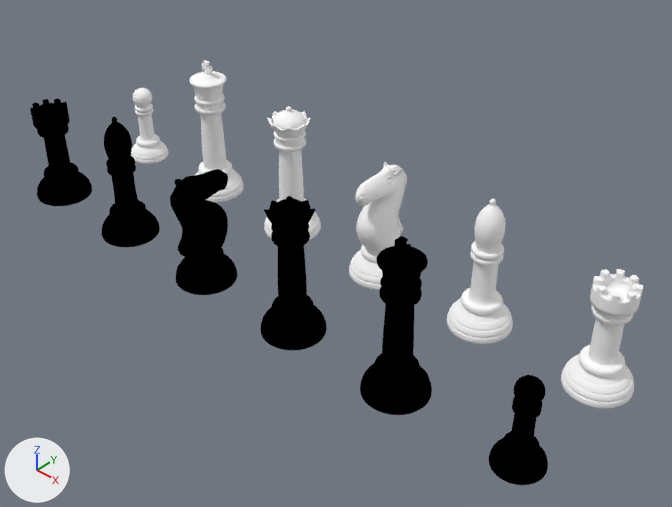
A saved change to the Blender file Assets/Meshes/Chess_Pieces.blend.
Rendered twice from a camera (50 mm lens) standing at (7.93, -4.86, 4.49) and looking at (3.74, -0.24, 0.2). The axes (+X, +Y, +Z) are drawn at lower left. The lights are the same throughout.

The first picture shows 'Black_Biship', 'Black_King', 'Black_Knight', 'Black_Pawn', 'Black_Queen', 'Black_Rook', 'Chess Queen', 'Chess_Biship', 'Chess_King', 'Chess_Knight', 'Chess_Pawn', 'Chess_Rook'.
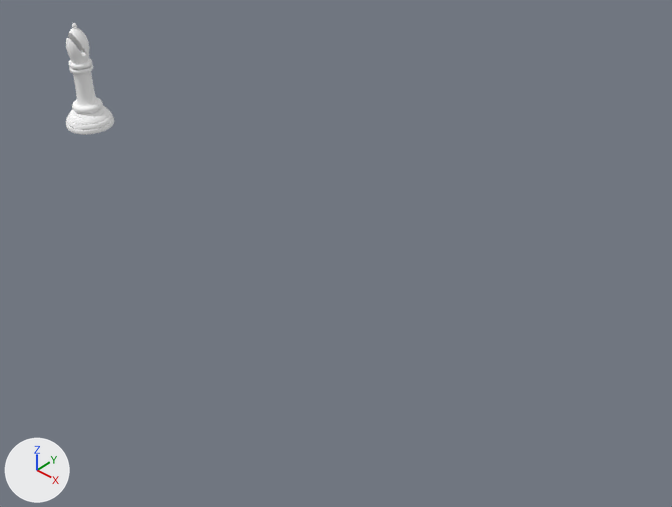
ob_biship_cut is not drawn itself; it is used by a modifier of ob_black_biship, ob_chess_biship.

Where the change shows, as pixel boxes (x1, y1, x2, y2) in the pictures (672 x 507 px):
'Chess_Biship', mesh moved, reshaped (27% narrower, 23% shorter): before (447, 198, 513, 344); after (66, 23, 114, 135)
'Black_King', hidden (black): before (360, 236, 432, 415)
'Chess_Rook', hidden: before (561, 269, 643, 408)
'Black_Queen', hidden (black): before (261, 196, 327, 350)
'Black_Knight', hidden (black): before (170, 169, 237, 295)
'Chess_Knight', hidden: before (349, 162, 407, 290)
'Black_Biship', hidden, added (black): before (102, 117, 160, 247)
'Black_Pawn', hidden (black): before (489, 375, 548, 485)
'Black_Rook', hidden (black): before (30, 99, 92, 206)
'Chess_King', hidden: before (189, 60, 244, 202)
'Chess Queen', hidden: before (264, 106, 321, 240)
'Chess_Pawn', hidden: before (131, 88, 169, 164)

The change, as a list of edits to the scene's bpy script:
```text
Change me_circle_023:
    where me_circle_023.from_pydata(...)  # 1506 vertices, 1536 faces; spans x 1.745..2.247, y -1.248..-0.746, z 0.005..1.116
    me_circle_023 part 1: the whole mesh is moved by (-2.0, 1.0, 0.0)
Change me_cube_004:
    where me_cube_004.from_pydata(...)  # 1322 vertices, 1348 faces; spans x 4.744..5.246, y -1.253..-0.751, z 0.005..1.278
    me_cube_004 part 2: the whole mesh is moved by (-5.0, 1.0, 0.0)
Change me_circle_025:
    where me_circle_025.from_pydata(...)  # 1680 vertices, 1960 faces; spans x 2.753..3.255, y -1.266..-0.713, z 0.01..0.992
    me_circle_025 part 3: the whole mesh is moved by (-3.0, 1.0, 0.0)
Change me_circle_016:
    where me_circle_016.from_pydata(...)  # 1090 vertices, 1120 faces; spans x 5.814..6.188, y -1.187..-0.813, z 0.004..0.723
    me_circle_016 part 4: the whole mesh is moved by (-6.0, 1.0, 0.0)
Change me_circle_026:
    where me_circle_026.from_pydata(...)  # 1490 vertices, 1747 faces; spans x 3.747..4.249, y -1.254..-0.752, z 0.005..1.18
    me_circle_026 part 5: the whole mesh is moved by (-4.0, 1.0, 0.0)
Change me_circle_024:
    where me_circle_024.from_pydata(...)  # 1090 vertices, 1120 faces; spans x 0.749..1.251, y -1.25..-0.748, z 0.005..0.892
    me_circle_024 part 6: the whole mesh is moved by (-1.0, 1.0, 0.0)
Change me_circle_001:
    where me_circle_001.from_pydata(...)  # 1490 vertices, 1747 faces; spans x 2.75..3.252, y -0.25..0.252, z 0.005..1.18
    me_circle_001 part 7: the whole mesh is moved by (-3.0, 0.0, 0.0)
Change me_circle_008:
    where me_circle_008.from_pydata(...)  # 1506 vertices, 1536 faces; spans x 4.745..5.247, y -0.246..0.256, z 0.005..1.116
    me_circle_008 part 8: the whole mesh is moved by (-5.0, 0.0, 0.0)
Change me_cube_003:
    where me_cube_003.from_pydata(...)  # 1322 vertices, 1348 faces; spans x 1.749..2.25, y -0.244..0.258, z 0.005..1.278
    me_cube_003 part 9: the whole mesh is moved by (-2.0, 0.0, 0.0)
Change me_circle_006:
    where me_circle_006.from_pydata(...)  # 1680 vertices, 1960 faces; spans x 3.75..4.252, y -0.289..0.265, z 0.01..0.992
    me_circle_006 part 10: the whole mesh is moved by (-4.0, 0.0, 0.0)
Change me_circle_015:
    where me_circle_015.from_pydata(...)  # 1090 vertices, 1120 faces; spans x 0.815..1.189, y -0.188..0.186, z 0.004..0.723
    me_circle_015 part 11: the whole mesh is moved by (-1.0, 0.0, 0.0)
Change me_circle_007:
    where me_circle_007.from_pydata(...)  # 1090 vertices, 1120 faces; spans x 5.752..6.254, y -0.25..0.252, z 0.005..0.892
    me_circle_007 part 12: the whole mesh is moved by (-6.0, 0.0, 0.0)
Change ob_black_biship:
    add ob_black_biship.hide_set(True)
Change ob_black_king:
    add ob_black_king.hide_set(True)
Change ob_black_knight:
    add ob_black_knight.hide_set(True)
Change ob_black_pawn:
    add ob_black_pawn.hide_set(True)
Change ob_black_queen:
    add ob_black_queen.hide_set(True)
Change ob_black_rook:
    add ob_black_rook.hide_set(True)
Change ob_chess_queen:
    add ob_chess_queen.hide_set(True)
Change ob_chess_king:
    add ob_chess_king.hide_set(True)
Change ob_chess_knight:
    add ob_chess_knight.hide_set(True)
Change ob_chess_pawn:
    add ob_chess_pawn.hide_set(True)
Change ob_chess_rook:
    add ob_chess_rook.hide_set(True)
Add ob_biship_cut:
    ob_biship_cut = bpy.data.objects.new('Biship-Cut', me_cube)  # a box spanning x -1.0..1.0, y -1.0..1.0, z -1.0..1.0
    ob_biship_cut.location = (0.0, -0.0579, 0.974)
    ob_biship_cut.rotation_euler = (0.357, 0.0, 0.0)  # degrees (20, 0, 0)
    ob_biship_cut.scale = (0.174, 0.0215, 0.182)
```
